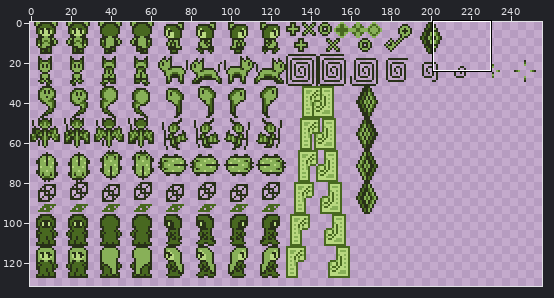
A sprite sheet gets an edit: aspectlegend/images/objects.png. Above, an overview of the earlier version with the close-up marked.
Close-up. Before the edit:
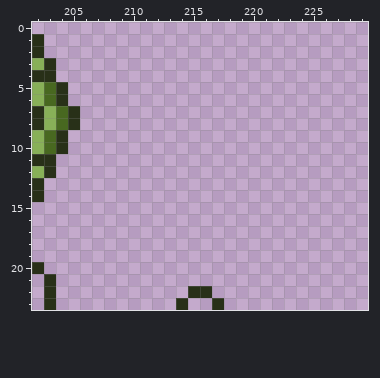
The file is 256x256 pixels. Shown: x 202..229, y 0..23. The wide view leaves out empty margins.
Now the later version:
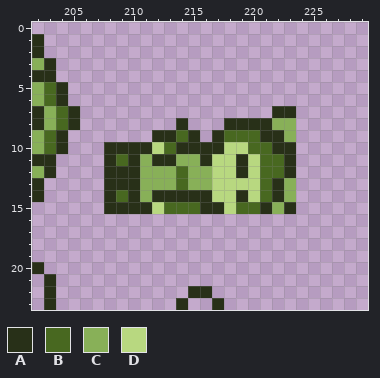
Palette (. is transparent): A #283018  B #486820  C #88b058  D #b8d880
Log entry: Death animation, made logo screen skippable
Edits made:
@@ x 202..229 @@
  6 CBA.........................
- 7 ACBA........................
- 8 ACBA........................
- 9 CBA.........................
-10 CBA.........................
-11 AA..........................
-12 CA..........................
-13 A...........................
-14 A...........................
-15 ............................
+ 7 ACBA................AA......
+ 8 ACBA........A...AAAACC......
+ 9 CBA.......AABA.ABBBAAC......
+10 CBA...AAAADBAAAADDBBAA......
+11 AA....ABACAACCADDADBBA......
+12 CA....AAACCCBCCDDADBBA......
+13 A.....AAACCCBCCDDDDBAC......
+14 A.....ABACAAAAADDADBAC......
+15 ......AAAADBBBAADBBACA......
 16 ............................
Boxes around the changes in both close-ups, in picture pixels (x1, y1, x2, y2):
added: (104, 106, 296, 214)
